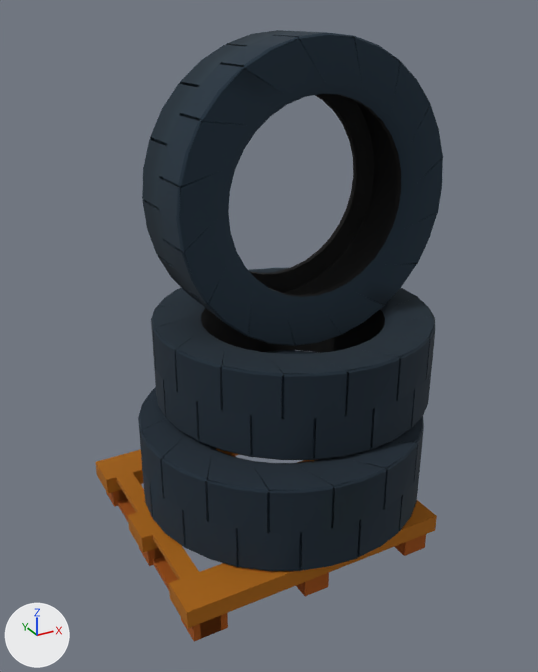
What one commit did to the glTF model Assets/Blender/ItensUrbano/Pneus.glb.
The view is the same before and after, from a camera (50 mm lens) standing at (-2.48, -4.33, 3.74) and looking at (-0.06, 0.06, 1.54). Arrows for +X, +Y and +Z are at lower left; the lights stay in place. Vertices at the same position are counted once.

Script lines for the objects in view, before the commit:
```python
me_palete = bpy.data.meshes.new('Palete')
me_palete.from_pydata(...)  # 168 vertices, 252 faces; spans x -1.21..0.79, y -0.96..0.96, z 0.0..0.3
me_palete.materials.append(mat_itensurbano2)  # picture img_paleta02
me_pneus = bpy.data.meshes.new('Pneus')
me_pneus.from_pydata(...)  # 2816 vertices, 5440 faces; spans x -1.07..1.37, y -1.07..1.31, z 0.31..3.6
me_pneus.materials.append(mat_itensurbano2)  # picture img_paleta02
ob_palete = bpy.data.objects.new('Palete', me_palete)
ob_palete.location = (0.0, 0.0, 0.0)
ob_pneus = bpy.data.objects.new('Pneus', me_pneus)
ob_pneus.location = (0.0, 0.0, 0.0)
```
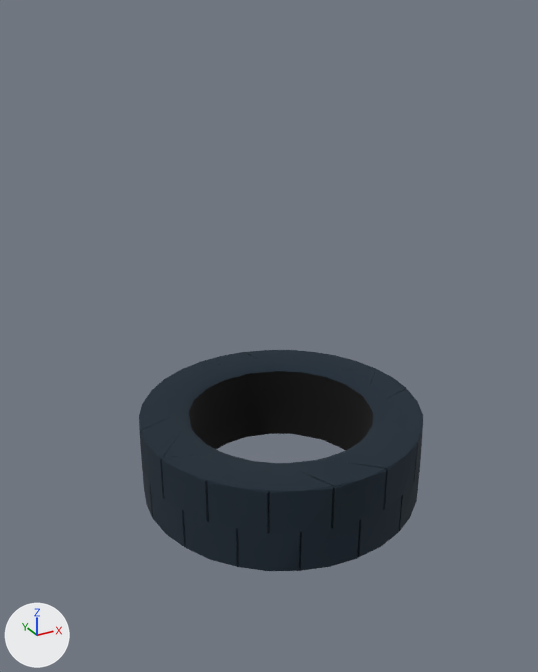
What differs and where, as boxes (x1, y1, x2, y2) in the pictures (538 x 672 px):
'Pneus', reshaped (7% narrower, 59% shorter)
    before: (138, 30, 443, 571)
    after: (139, 350, 423, 571)
'Palete', deleted (brown)
    before: (95, 448, 437, 641)
part 1 of me_pneus, deleted (blue)
    before: (142, 30, 443, 346)
part 2 of me_pneus, deleted (blue)
    before: (151, 268, 435, 460)
part 3 of me_pneus, cut back
    before: (138, 350, 424, 571)
    after: (139, 350, 423, 571)

The edits, one by one:
me_pneus is used by ob_pneus; location (0.0, 0.0, 0.0).
me_pneus had 2816 vertices, 5440 faces and spanned x -1.07..1.37, y -1.07..1.31, z 0.31..3.6.
me_pneus now has 606 vertices, 1148 faces and spans x -1.07..1.08, y -1.07..1.07, z 0.31..0.95.
me_pneus part 1: the loose piece of 1024 vertices spanning x -0.78..1.37, y -0.06..0.59, z 1.45..3.6 is deleted.
me_pneus part 2: the loose piece of 896 vertices spanning x -0.84..1.31, y -0.84..1.31, z 0.97..1.62 is deleted.
me_pneus part 3: 20 vertices moved within x -1.06..1.07, y -1.06..1.04, z 0.31..0.95; 350 vertices removed from x -1.07..1.08, y -1.07..1.07, z 0.31..0.95; 60 vertices added at x -1.05..1.05, y -1.07..1.07, z 0.31..0.95.
Object 'Palete' (ob_palete) is deleted.
